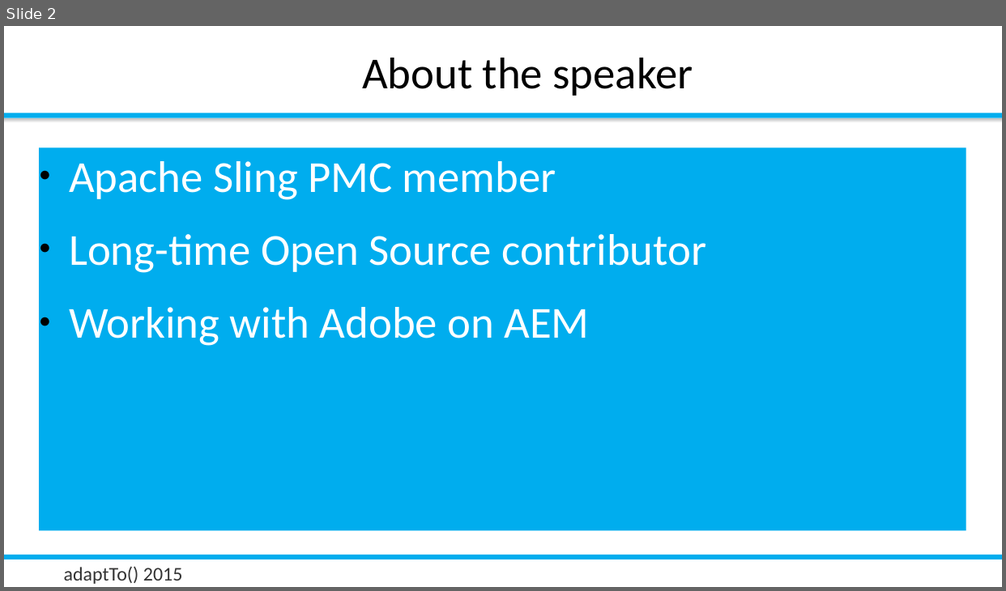
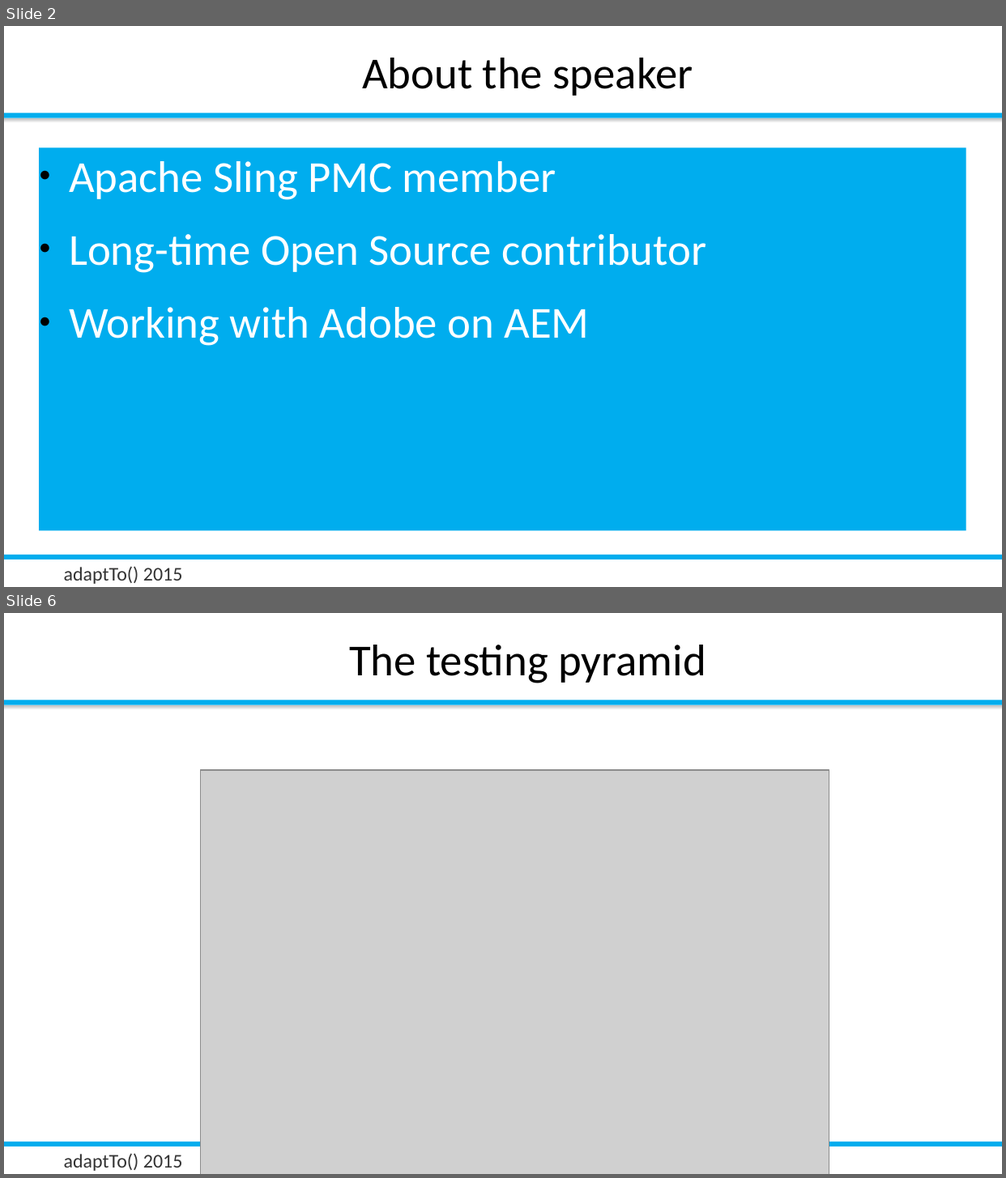
Before and after one commit to rombert/talks, a slide deck: adaptTo2015/How_Do_I_Test_My_Sling_Application-Robert_Munteanu.odp. Shown one above the other, each under a label of ours: slide 2 before the commit, slides 2 and 6 after it; the slides between them are not shown. The pictures are 1006x591 and 1006x1178 pixels, drawn with LibreOffice and Linux fonts; fonts in the diff are those of the drawing; grey boxes stand for pictures; background and template pictures are left out. Boxes give left, top, right and bottom in pixels: in the first picture for what was removed or moved away, otherwise in the second. Text is boxed around its words. In the diff, an @@ line names an element or a change of style, - is before the commit and + after.

```diff
--- a/adaptTo2015/How_Do_I_Test_My_Sling_Application-Robert_Munteanu.odp
+++ b/adaptTo2015/How_Do_I_Test_My_Sling_Application-Robert_Munteanu.odp
@@ slide 6 added at box(4, 613, 1002, 1174), background #FFFFFF; not listed: 4 template elements that a slide beside it also shows @@
@@ title added at box(349, 645, 706, 683), 32 pt, text #000000 @@
+The testing pyramid
@@ picture added at box(201, 769, 829, 1174) @@
```
Also in this commit, not shown: 1 slide changed, 18 other slides added, 2 slides removed, 10 other files.
